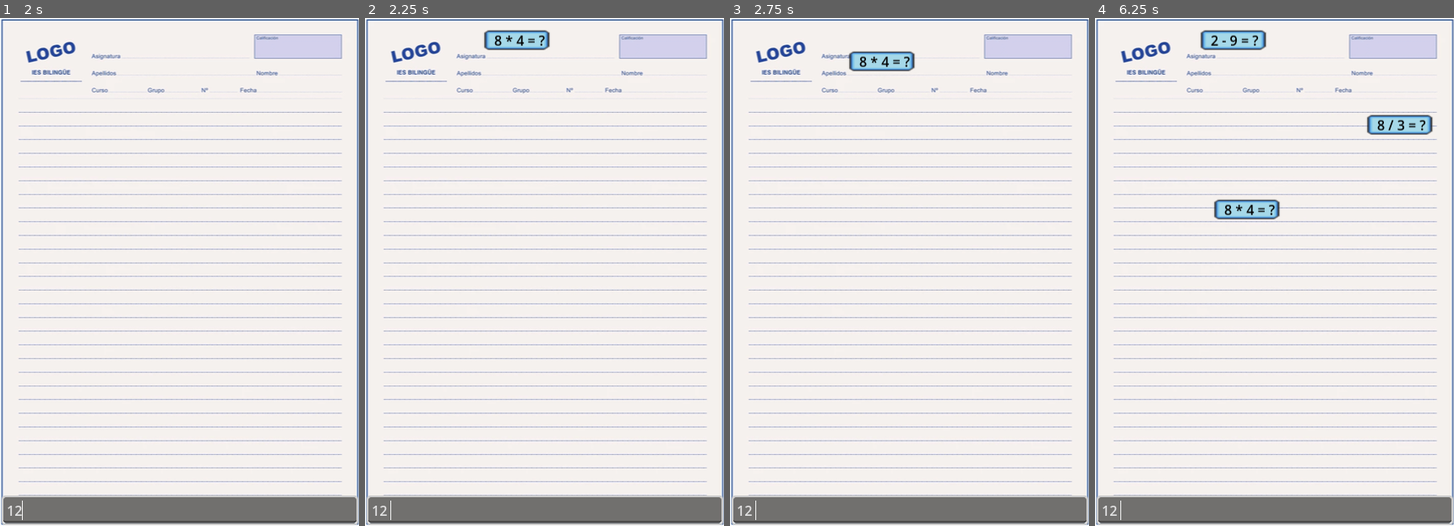
Above: before the commit, frames 1-4 (left to right).
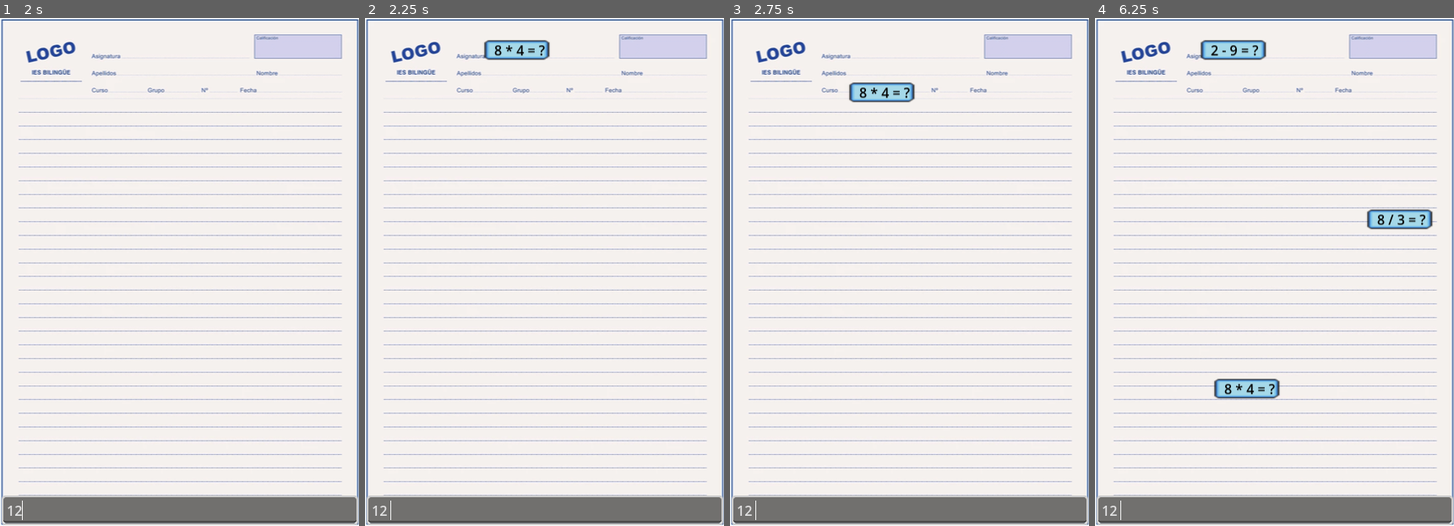
Above: after the commit, the same moments.

Repository: copo12d/Juego-urbe
Game: Godot game, scene res://main.tscn
Same seed, same stepped clock (60 frames per second), same inputs: the game is played once before the commit and once after it.
Inputs (mouse positions are in pixels of both pictures, inside the frame that each line leads up to):
- Up to frame 1 (2 s): click (179, 510) at 0.52 s; type "12" at 0.6 s; tap Enter at 1.25 s
- Up to frame 2 (2.25 s): tap Space at 2 s
- Up to frame 3 (2.75 s): no input
- Up to frame 4 (6.25 s): no input

Frame 1 is identical in both runs. In frame 2, 1.0% of the frame differs, in the area x 33-52%, y 2-9%; in frame 3, 1.4%; in frame 4, 3.9%, in the area x 29-95%, y 2-75%.

Commit message:
se agrego sistema de puntos y limitacion de enemigos

Diff:
--- a/math_type/Ejercicios.tscn
+++ b/math_type/Ejercicios.tscn
@@ -16,3 +16,7 @@
 offset_top = 3.0
 offset_right = 72.0
 offset_bottom = 26.0
+
+[node name="VisibleOnScreenNotifier2D" type="VisibleOnScreenNotifier2D" parent="."]
+position = Vector2(54.5, 14)
+scale = Vector2(2.75, 1)
--- a/math_type/area_2d.gd
+++ b/math_type/area_2d.gd
@@ -1,11 +1,12 @@
 extends Area2D
 
-@export var velocidad = 50  # Velocidad de caída
+@export var velocidad = 100  # Velocidad de caída
 signal pierde_juego
 
 func _ready():
 	cambiar_color_texto(Color(0, 0, 0))
 	generar_ejercicio()
+
 
 func generar_ejercicio():
 	var tipo = randi() % 4
--- a/math_type/main.gd
+++ b/math_type/main.gd
@@ -1,4 +1,10 @@
 extends Node2D
+
+# Definir variables para el puntaje y enemigos generados
+var enemigos_generados = 0
+var max_enemigos = 20
+var puntaje = 20  # Iniciar el puntaje en 20
+var min_puntaje = 10  # Si el puntaje baja de 10, termina el juego
 
 func _ready():
 	# Ajustar tamaño de la ventana
@@ -14,17 +20,24 @@
 	$LineEdit.grab_focus()
 
 func _on_timer_timeout() -> void:
-	var ejercicio_scene = preload("res://ejercicios.tscn")
-	var ejercicio = ejercicio_scene.instantiate()
-	add_child(ejercicio)
+	# Verificar si ya hemos spawneado el número máximo de enemigos
+	if enemigos_generados < max_enemigos:
+		var ejercicio_scene = preload("res://ejercicios.tscn")
+		var ejercicio = ejercicio_scene.instantiate()
+		add_child(ejercicio)
 
-	# Asegurar que el ejercicio no se posicione demasiado cerca de los bordes
-	var max_x = get_viewport().size.x - 100  # Dejar un margen de 100 píxeles
-	var posicion_x = randi() % max_x
-	ejercicio.position = Vector2(posicion_x, 0)
+		# Asegurar que el ejercicio no se posicione demasiado cerca de los bordes
+		var max_x = get_viewport().size.x - 100  # Dejar un margen de 100 píxeles
+		var posicion_x = randi() % max_x
+		ejercicio.position = Vector2(posicion_x, 0)
 
-	# Conectar la señal de pérdida del juego usando Callable
-	ejercicio.connect("pierde_juego", Callable(self, "_on_pierde_juego"))
+		# Conectar la señal de pérdida del juego usando Callable
+		ejercicio.connect("pierde_juego", Callable(self, "_on_pierde_juego"))
+		# Incrementar el contador de enemigos generados
+		enemigos_generados += 1
+	else:
+		# Detener el Timer si hemos alcanzado el número máximo de enemigos
+		$Timer.stop()
 
 func _on_line_edit_text_submitted(new_text: String) -> void:
 	for hijo in get_children():
@@ -36,5 +49,17 @@
 				return
 
 func _on_pierde_juego():
-	print("Función de pérdida del juego llamada")  # Mensaje de depuración
-	get_tree().change_scene_to_file("res://gameover.tscn")  # Cambia a una escena de fin del juego
+	puntaje -= 1
+	print("Puntaje reducido a: ", puntaje)  # Mensaje de depuración
+	if puntaje < min_puntaje:
+		get_tree().change_scene_to_file("res://gameover.tscn")  # Cambia a una escena de fin del juego
+
+# Esta función se llama cuando un enemigo sale de la pantalla
+func _on_enemigo_salir_pantalla():
+	# Reducir el puntaje
+	puntaje -= 1
+	print("Puntaje reducido a: ", puntaje)
+
+	# Verificar si el puntaje ha caído por debajo del mínimo
+	if puntaje < min_puntaje:
+		get_tree().change_scene_to_file("res://gameover.tscn")  # Cambia a una escena de fin del juego
